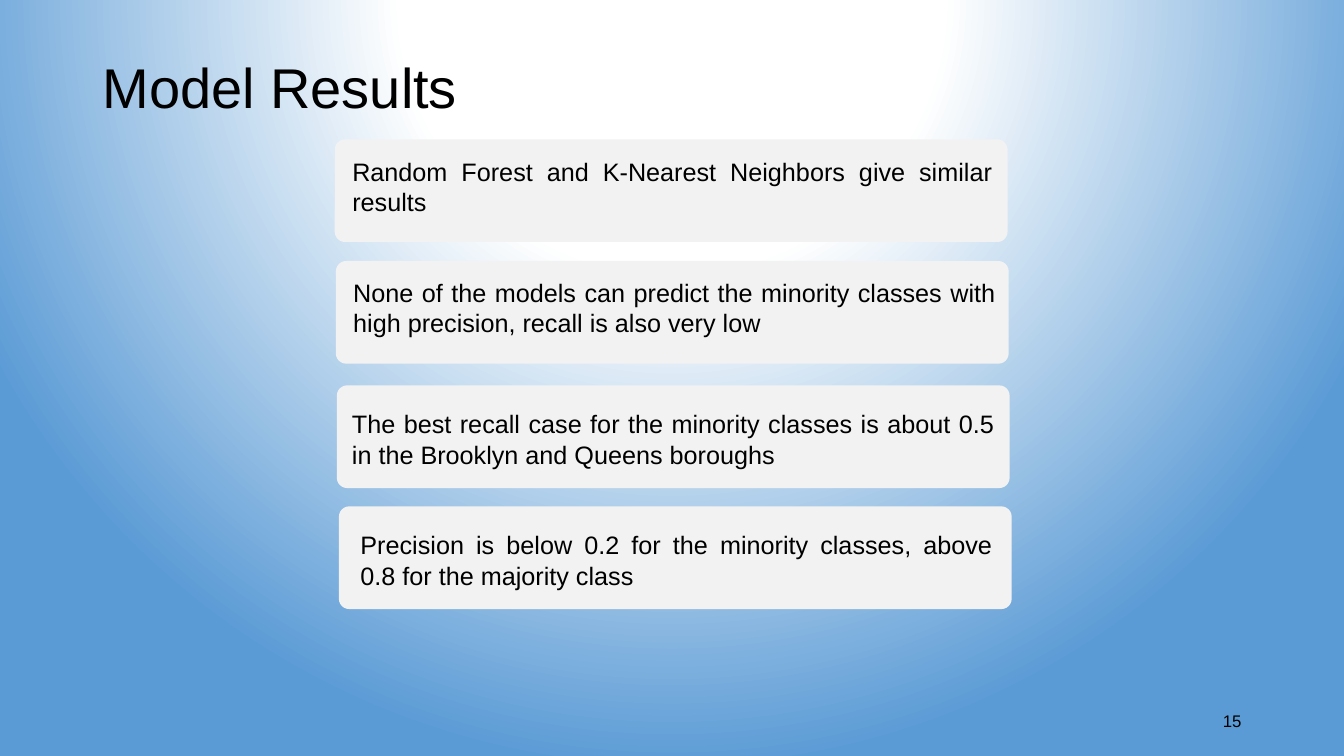
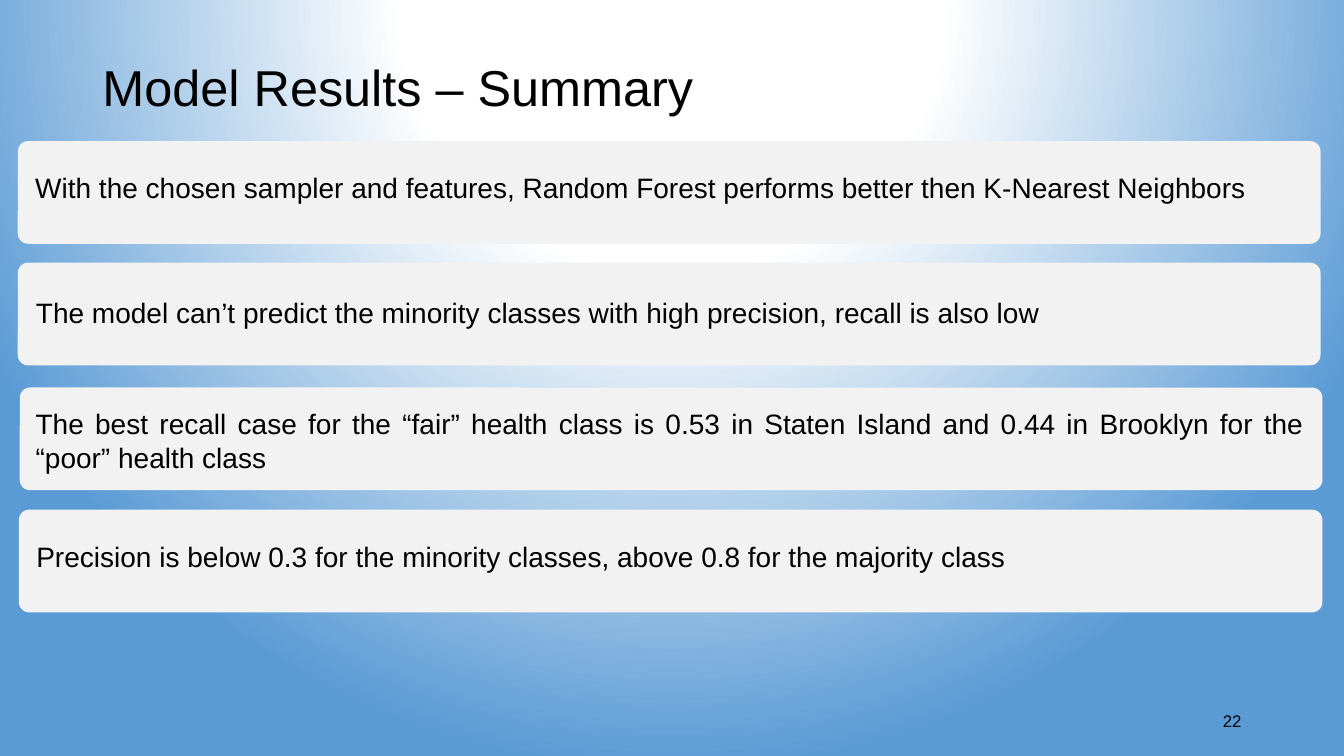
Before and after one commit to aspds18/Springboard_capstone1, a slide deck: slide 22 of Capstone1_presentation.pptx (slide 15 before the commit). Drawn at 1344x756 pixels with LibreOffice and Linux fonts; fonts in the diff are those of the drawing. Boxes give left, top, right and bottom in pixels: in the first picture for what was removed or moved away, otherwise in the second. Text is boxed around its words. In the diff, an @@ line names an element or a change of style, - is before the commit and + after.

```diff
--- a/Capstone1_presentation.pptx
+++ b/Capstone1_presentation.pptx
@@ title at bbox=[102, 69, 694, 116]: text changed; size 40 to 36 pt @@
-Model Results
+Model Results – Summary
@@ rounded rectangle: place and size @@
-rounded rectangle at bbox=[335, 139, 1007, 242]
+rounded rectangle at bbox=[18, 141, 1321, 244]
@@ text at bbox=[35, 177, 1245, 203]: text changed; size 18 to 20 pt @@
-Random Forest and K-Nearest Neighbors give similar results
+With the chosen sampler and features, Random Forest performs better then K-Nearest Neighbors
@@ rounded rectangle: place and size @@
-rounded rectangle at bbox=[336, 261, 1008, 364]
+rounded rectangle at bbox=[18, 263, 1321, 366]
@@ text at bbox=[36, 302, 1039, 328]: text changed; size 18 to 20 pt @@
-None of the models can predict the minority classes with high precision, recall is also very low
+The model can’t predict the minority classes with high precision, recall is also low
@@ rounded rectangle: place and size @@
-rounded rectangle at bbox=[337, 385, 1009, 488]
+rounded rectangle at bbox=[20, 387, 1323, 490]
@@ text at bbox=[36, 413, 1303, 473]: text changed; size 18 to 20 pt @@
-The best recall case for the minority classes is about 0.5 in the Brooklyn and Queens boroughs
+The best recall case for the “fair” health class is 0.53 in Staten Island and 0.44 in Brooklyn for the “poor” health class
@@ rounded rectangle: place and size @@
-rounded rectangle at bbox=[339, 506, 1011, 609]
+rounded rectangle at bbox=[19, 510, 1323, 613]
@@ text at bbox=[36, 546, 1005, 572]: text changed; size 18 to 20 pt @@
-Precision is below 0.2 for the minority classes, above 0.8 for the majority class
+Precision is below 0.3 for the minority classes, above 0.8 for the majority class
@@ page number at bbox=[1223, 715, 1242, 727]: text changed @@
-15
+22
```
Also in this commit, not shown: 14 other slides changed, 7 slides added.
